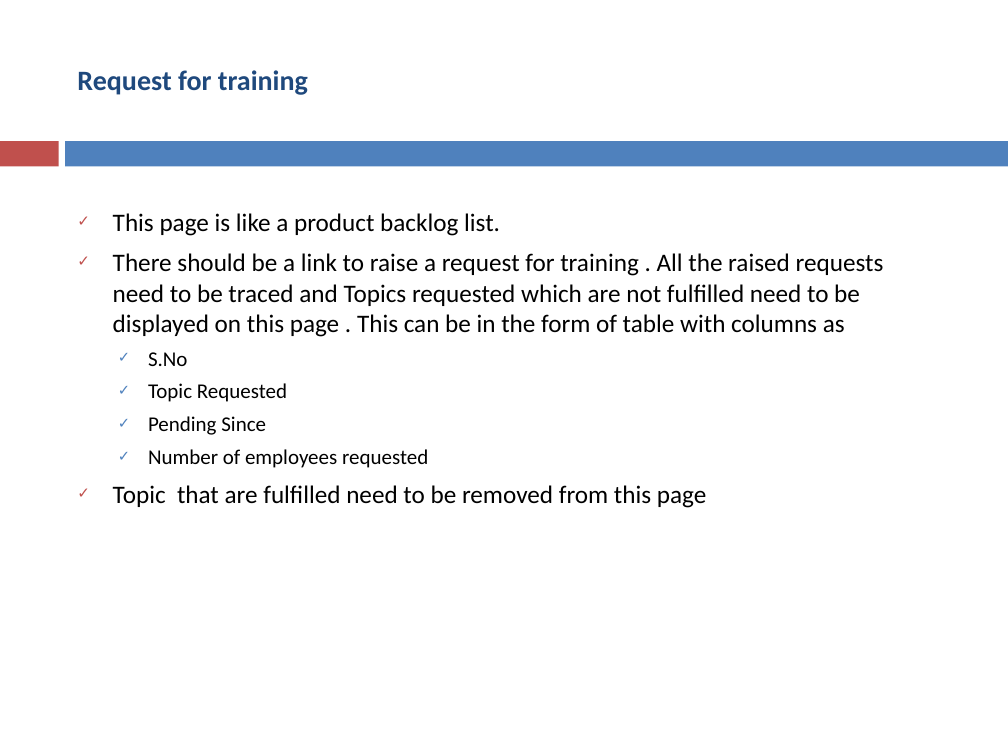
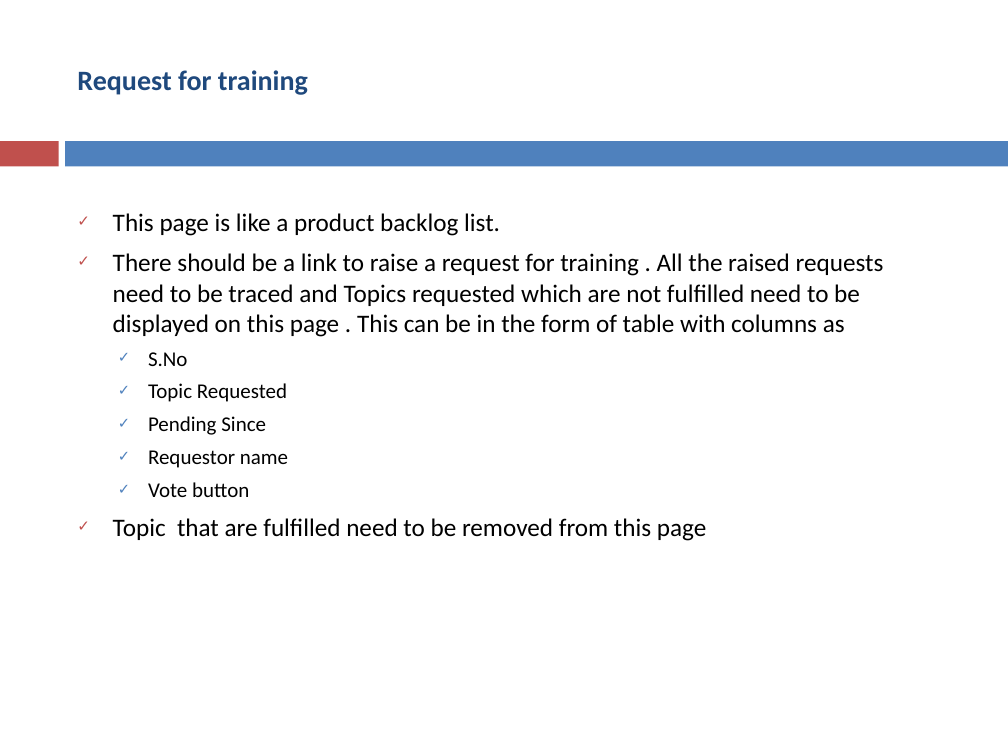
Before and after one commit to asakala/notes, a slide deck: slide 10 of Prokarma/LearningDepartment.pptx. Drawn at 1008x756 pixels with LibreOffice and Linux fonts; fonts in the diff are those of the drawing. Boxes give left, top, right and bottom in pixels: in the first picture for what was removed or moved away, otherwise in the second. Text is boxed around its words. In the diff, an @@ line names an element or a change of style, - is before the commit and + after.

```diff
--- a/Prokarma/LearningDepartment.pptx
+++ b/Prokarma/LearningDepartment.pptx
@@ text at (148,450,288,497): text changed @@
-  ✓ Number of employees requested
+  ✓ Requestor name
+  ✓ Vote button
```
Also in this commit, not shown: 5 other slides changed, 3 slides added, 3 slides removed, 5 other files.
